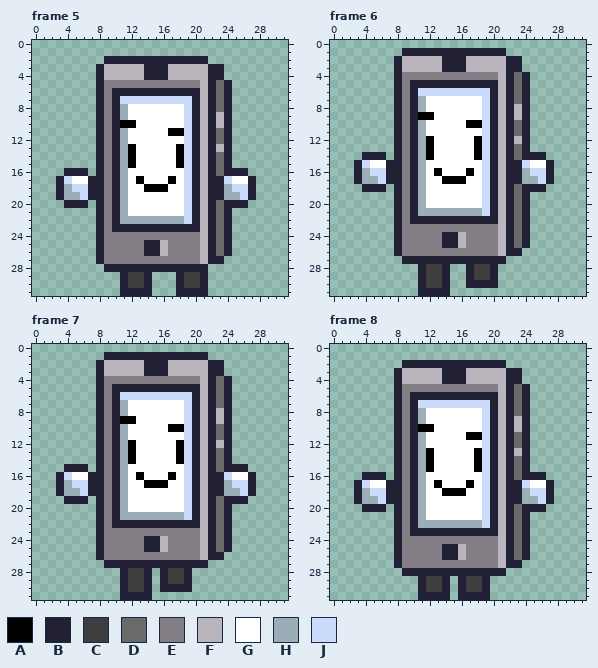
Two states of a pixel-art file, Aseprite/PhoneWalking.aseprite. Above: the version before the commit.
32x32 pixels, 8 frames. Shown: frame 5, frame 6, frame 7, frame 8. The commit also changed other frames, which this record leaves out.
Visible layers, top first: "Manos", "Cuerpo", "Pies".
Palette (. is transparent): A #000000  B #222034  C #3e3e3e  D #696a6a  E #847e87  F #bab5bd  G #ffffff  H #9badb7  J #cbdbfc
Pixels before, frame 5, first column x 3:
 2 ......BBBBBBBBBBBBB......
 3 .....BFFFFFBBBFFFFFBB....
 4 .....BFFFFFBBBFFFFFBB....
 5 .....BEEEEEEEEEEEEFBDB...
 6 .....BEBBBBBBBBBBBFBDB...
 7 .....BEBJJJJJJJJJBFBDB...
 8 .....BEBHGGGGGGGJBFBDB...
 9 .....BEBHGGGGGGGJBFBFB...
10 .....BEBAAGGGGGGJBFBFB...
11 .....BEBHGGGGGAAJBFBDB...
12 .....BEBHGGGGGGGJBFBDB...
13 .....BEBHAGGGGGAJBFBFB...
14 .....BEBHAGGGGGAJBFBDB...
15 .....BEBHAGGGGGAJBFBDB...
16 .BBB.BEBHGGGGGGGJBFBDBBB.
17 BJGGBBEBHGAGGGAGJBFBBJGGB
18 BHJJBBEBHGGAAAGGJBFBBHJJB
19 BHHJBBEBHGGGGGGGJBFBBHHJB
20 .BBB.BEBHGGGGGGGJBFBDBBB.
21 .....BEBHGGGGGGGJBFBDB...
22 .....BEBHHHHHHHHJBFBDB...
23 .....BEBBBBBBBBBBBFBDB...
24 .....BEEEEEEEEEEEEFBDB...
25 .....BEEEEEBBFEEEEFBDB...
26 .....BEEEEEBBFEEEEFBDB...
27 .....BEEEEEEEEEEEEFBB....
28 ......BBBBBBBBBBBBB......
29 ........BCCB...BCCB......
30 ........BCCB...BCCB......
31 ........BBBB...BBBB......
Pixels before, frame 6, first column x 3:
 1 ......BBBBBBBBBBBBB......
 2 .....BFFFFFBBBFFFFFBB....
 3 .....BFFFFFBBBFFFFFBB....
 4 .....BEEEEEEEEEEEEFBDB...
 5 .....BEBBBBBBBBBBBFBDB...
 6 .....BEBJJJJJJJJJBFBDB...
 7 .....BEBHGGGGGGGJBFBDB...
 8 .....BEBHGGGGGGGJBFBFB...
 9 .....BEBAAGGGGGGJBFBFB...
10 .....BEBHGGGGGAAJBFBDB...
11 .....BEBHGGGGGGGJBFBDB...
12 .....BEBHAGGGGGAJBFBFB...
13 .....BEBHAGGGGGAJBFBDB...
14 .BBB.BEBHAGGGGGAJBFBDBBB.
15 BJGGBBEBHGGGGGGGJBFBBJGGB
16 BHJJBBEBHGAGGGAGJBFBBHJJB
17 BHHJBBEBHGGAAAGGJBFBBHHJB
18 .BBB.BEBHGGGGGGGJBFBDBBB.
19 .....BEBHGGGGGGGJBFBDB...
20 .....BEBHGGGGGGGJBFBDB...
21 .....BEBHHHHHHHHJBFBDB...
22 .....BEBBBBBBBBBBBFBDB...
23 .....BEEEEEEEEEEEEFBDB...
24 .....BEEEEEBBFEEEEFBDB...
25 .....BEEEEEBBFEEEEFBDB...
26 .....BEEEEEEEEEEEEFBB....
27 ......BBBBBBBBBBBBB......
28 ........BCCB..BCCB.......
29 ........BCCB..BCCB.......
30 ........BCCB..BBBB.......
31 ........BBBB.............
Pixels before, frame 7, first column x 3:
 1 ......BBBBBBBBBBBBB......
 2 .....BFFFFFBBBFFFFFBB....
 3 .....BFFFFFBBBFFFFFBB....
 4 .....BEEEEEEEEEEEEFBDB...
 5 .....BEBBBBBBBBBBBFBDB...
 6 .....BEBJJJJJJJJJBFBDB...
 7 .....BEBHGGGGGGGJBFBDB...
 8 .....BEBHGGGGGGGJBFBFB...
 9 .....BEBAAGGGGGGJBFBFB...
10 .....BEBHGGGGGAAJBFBDB...
11 .....BEBHGGGGGGGJBFBDB...
12 .....BEBHAGGGGGAJBFBFB...
13 .....BEBHAGGGGGAJBFBDB...
14 .....BEBHAGGGGGAJBFBDB...
15 .BBB.BEBHGGGGGGGJBFBDBBB.
16 BJGGBBEBHGAGGGAGJBFBBJGGB
17 BHJJBBEBHGGAAAGGJBFBBHJJB
18 BHHJBBEBHGGGGGGGJBFBBHHJB
19 .BBB.BEBHGGGGGGGJBFBDBBB.
20 .....BEBHGGGGGGGJBFBDB...
21 .....BEBHHHHHHHHJBFBDB...
22 .....BEBBBBBBBBBBBFBDB...
23 .....BEEEEEEEEEEEEFBDB...
24 .....BEEEEEBBFEEEEFBDB...
25 .....BEEEEEBBFEEEEFBDB...
26 .....BEEEEEEEEEEEEFBB....
27 ......BBBBBBBBBBBBB......
28 ........BCCB.BCCB........
29 ........BCCB.BCCB........
30 ........BCCB.BBBB........
31 ........BBBB.............
Pixels before, frame 8, first column x 3:
 2 ......BBBBBBBBBBBBB......
 3 .....BFFFFFBBBFFFFFBB....
 4 .....BFFFFFBBBFFFFFBB....
 5 .....BEEEEEEEEEEEEFBDB...
 6 .....BEBBBBBBBBBBBFBDB...
 7 .....BEBJJJJJJJJJBFBDB...
 8 .....BEBHGGGGGGGJBFBDB...
 9 .....BEBHGGGGGGGJBFBFB...
10 .....BEBAAGGGGGGJBFBFB...
11 .....BEBHGGGGGAAJBFBDB...
12 .....BEBHGGGGGGGJBFBDB...
13 .....BEBHAGGGGGAJBFBFB...
14 .....BEBHAGGGGGAJBFBDB...
15 .....BEBHAGGGGGAJBFBDB...
16 .BBB.BEBHGGGGGGGJBFBDBBB.
17 BJGGBBEBHGAGGGAGJBFBBJGGB
18 BHJJBBEBHGGAAAGGJBFBBHJJB
19 BHHJBBEBHGGGGGGGJBFBBHHJB
20 .BBB.BEBHGGGGGGGJBFBDBBB.
21 .....BEBHGGGGGGGJBFBDB...
22 .....BEBHHHHHHHHJBFBDB...
23 .....BEBBBBBBBBBBBFBDB...
24 .....BEEEEEEEEEEEEFBDB...
25 .....BEEEEEBBFEEEEFBDB...
26 .....BEEEEEBBFEEEEFBDB...
27 .....BEEEEEEEEEEEEFBB....
28 ......BBBBBBBBBBBBB......
29 ........BCCB.BCCB........
30 ........BCCB.BCCB........
31 ........BBBB.BBBB........
Once edited:
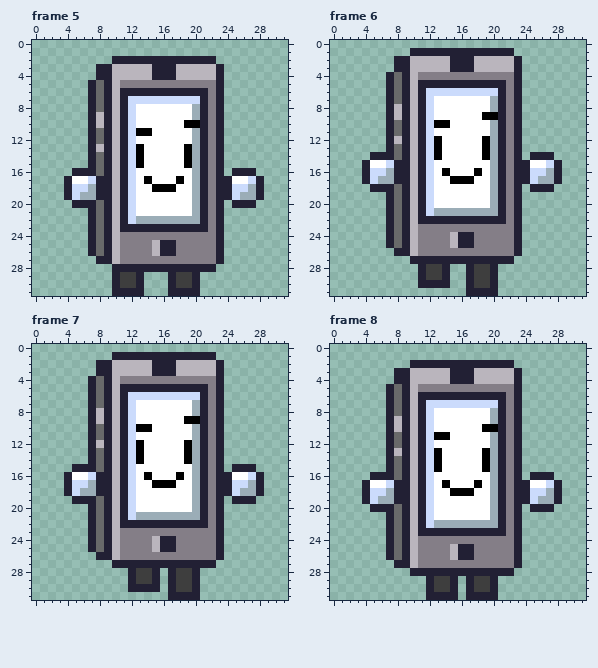
The exact change:
Changed rows in their new state; - is an unchanged pixel.
Frame 5, layers "Manos", "Cuerpo", "Pies":
first column x 3:
 2 ------.------------B------
 3 ------B----F--B----F------
 4 ------B----F--B----F------
 5 ----BDBF----------EEB.----
 6 ----BDBF----------BEB.----
 7 ----BDBFB--------JBEB.----
 8 ----BDBFBJ------GHBEB.----
 9 ----BFBFBJ------GHBEB.----
10 ----BFBFBJ------AABEB.----
11 ----BDBFBJAA--GGGHBEB.----
12 ----BDBFBJ------GHBEB.----
13 ----BFBFBJA----GAHBEB.----
14 ----BDBFBJA----GAHBEB.----
15 ----BDBFBJA----GAHBEB.----
16 -.--BDBFBJ------GHBEB.--B-
17 .B--J-BFBJGA--GAGHBE-B--JB
18 .B--H-BFBJ-G--A-GHBE-B--HB
19 .BJHH-BFBJ------GHBE-BJHHB
20 -.--BDBFBJ------GHBEB.--B-
21 ----BDBFBJ------GHBEB.----
22 ----BDBFBJ------HHBEB.----
23 ----BDBF----------BEB.----
24 ----BDBF----------EEB.----
25 ----BDBF---EFBB---EEB.----
26 ----BDBF---EFBB---EEB.----
27 ------BF----------EE------
28 ------.------------B------
29 -------BC-B.--BC-B.-------
30 -------BC-B.--BC-B.-------
31 -------B---.--B---.-------
Frame 6, layers "Manos", "Cuerpo", "Pies":
first column x 3:
 1 ------.------------B------
 2 ------B----F--B----F------
 3 ------B----F--B----F------
 4 ----BDBF----------EEB.----
 5 ----BDBF----------BEB.----
 6 ----BDBFB--------JBEB.----
 7 ----BDBFBJ------GHBEB.----
 8 ----BFBFBJ------GHBEB.----
 9 ----BFBFBJ------AABEB.----
10 ----BDBFBJAA--GGGHBEB.----
11 ----BDBFBJ------GHBEB.----
12 ----BFBFBJA----GAHBEB.----
13 ----BDBFBJA----GAHBEB.----
14 -.--BDBFBJA----GAHBEB.--B-
15 .B--J-BFBJ------GHBE-B--JB
16 .B--H-BFBJGA--GAGHBE-B--HB
17 .BJHH-BFBJ-G--A-GHBE-BJHHB
18 -.--BDBFBJ------GHBEB.--B-
19 ----BDBFBJ------GHBEB.----
20 ----BDBFBJ------GHBEB.----
21 ----BDBFBJ------HHBEB.----
22 ----BDBF----------BEB.----
23 ----BDBF----------EEB.----
24 ----BDBF---EFBB---EEB.----
25 ----BDBF---EFBB---EEB.----
26 ------BF----------EE------
27 ------.------------B------
30 ---------BB----CC---------
31 --------....--BBBB--------
Frame 7, layers "Manos", "Cuerpo", "Pies":
first column x 3:
 1 ------.------------B------
 2 ------B----F--B----F------
 3 ------B----F--B----F------
 4 ----BDBF----------EEB.----
 5 ----BDBF----------BEB.----
 6 ----BDBFB--------JBEB.----
 7 ----BDBFBJ------GHBEB.----
 8 ----BFBFBJ------GHBEB.----
 9 ----BFBFBJ------AABEB.----
10 ----BDBFBJAA--GGGHBEB.----
11 ----BDBFBJ------GHBEB.----
12 ----BFBFBJA----GAHBEB.----
13 ----BDBFBJA----GAHBEB.----
14 ----BDBFBJA----GAHBEB.----
15 -.--BDBFBJ------GHBEB.--B-
16 .B--J-BFBJGA--GAGHBE-B--JB
17 .B--H-BFBJ-G--A-GHBE-B--HB
18 .BJHH-BFBJ------GHBE-BJHHB
19 -.--BDBFBJ------GHBEB.--B-
20 ----BDBFBJ------GHBEB.----
21 ----BDBFBJ------HHBEB.----
22 ----BDBF----------BEB.----
23 ----BDBF----------EEB.----
24 ----BDBF---EFBB---EEB.----
25 ----BDBF---EFBB---EEB.----
26 ------BF----------EE------
27 ------.------------B------
28 --------.B-CB.B-CB--------
29 --------.B-CB.B-CB--------
30 --------.BB-B.-CCB--------
31 --------....--BBBB--------
Frame 8, layers "Manos", "Cuerpo", "Pies":
first column x 3:
 2 ------.------------B------
 3 ------B----F--B----F------
 4 ------B----F--B----F------
 5 ----BDBF----------EEB.----
 6 ----BDBF----------BEB.----
 7 ----BDBFB--------JBEB.----
 8 ----BDBFBJ------GHBEB.----
 9 ----BFBFBJ------GHBEB.----
10 ----BFBFBJ------AABEB.----
11 ----BDBFBJAA--GGGHBEB.----
12 ----BDBFBJ------GHBEB.----
13 ----BFBFBJA----GAHBEB.----
14 ----BDBFBJA----GAHBEB.----
15 ----BDBFBJA----GAHBEB.----
16 -.--BDBFBJ------GHBEB.--B-
17 .B--J-BFBJGA--GAGHBE-B--JB
18 .B--H-BFBJ-G--A-GHBE-B--HB
19 .BJHH-BFBJ------GHBE-BJHHB
20 -.--BDBFBJ------GHBEB.--B-
21 ----BDBFBJ------GHBEB.----
22 ----BDBFBJ------HHBEB.----
23 ----BDBF----------BEB.----
24 ----BDBF----------EEB.----
25 ----BDBF---EFBB---EEB.----
26 ----BDBF---EFBB---EEB.----
27 ------BF----------EE------
28 ------.------------B------
29 --------.B-CB.B-CB--------
30 --------.B-CB.B-CB--------
31 --------.---B.---B--------
Pixel boxes of the changes (left, top, right, bottom) in both pictures:
changed: (56, 56, 264, 296)
changed: (354, 48, 562, 296)
changed: (56, 352, 264, 600)
changed: (354, 360, 562, 600)
